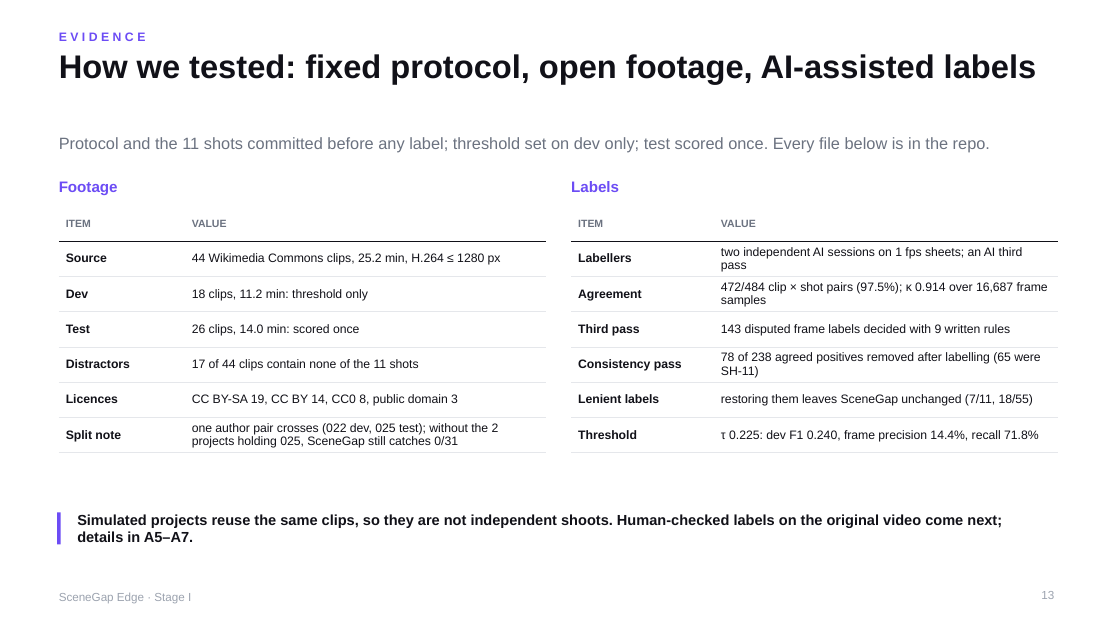
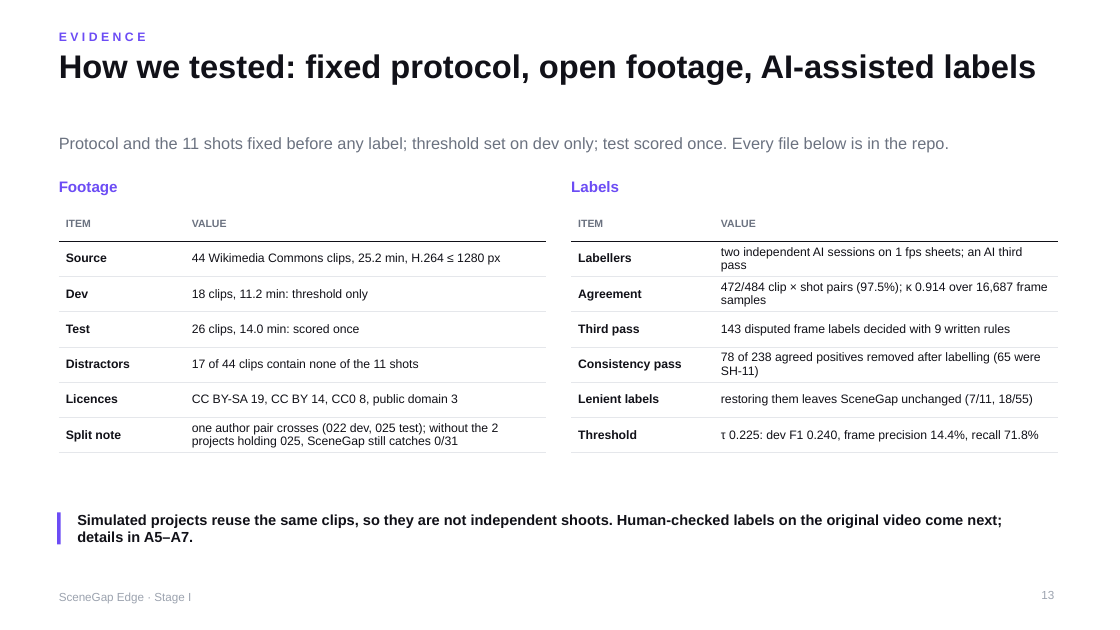
Before and after one commit to yu9bryan/scenegap-edge, a slide deck: slide 13 of docs/deck/SceneGapEdge_StageI_Proposal.pptx. Drawn at 1120x630 pixels with LibreOffice and Linux fonts; fonts in the diff are those of the drawing. Boxes give left, top, right and bottom in pixels: in the first picture for what was removed or moved away, otherwise in the second. Text is boxed around its words. In the diff, an @@ line names an element or a change of style, - is before the commit and + after.

```diff
--- a/docs/deck/SceneGapEdge_StageI_Proposal.pptx
+++ b/docs/deck/SceneGapEdge_StageI_Proposal.pptx
@@ text at bbox=[59, 137, 949, 153]: text changed @@
-Protocol and the 11 shots committed before any label; threshold set on dev only; test scored once. Every file below is in the repo.
+Protocol and the 11 shots fixed before any label; threshold set on dev only; test scored once. Every file below is in the repo.
```
Also in this commit, not shown: 2 other slides changed, 3 other files.
